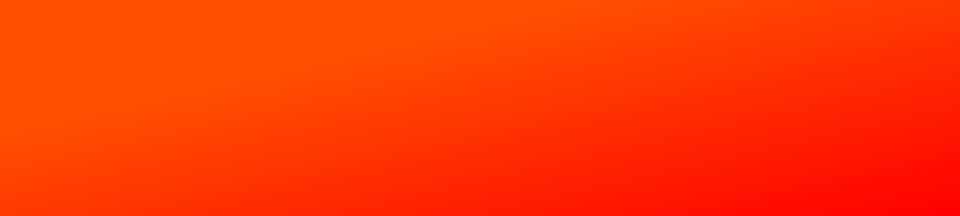
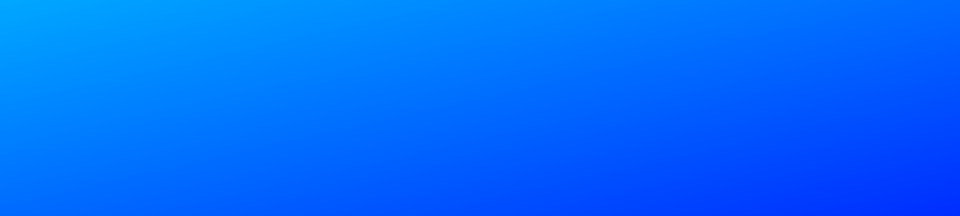
Before/after of a 960 x 216 layered artwork. What changed in the layer stack:
showed group "Browservio" (4 layers) over [128, 0, 423, 216]
added layer "Eagle" in group "Browservio" over [128, 0, 256, 128]
